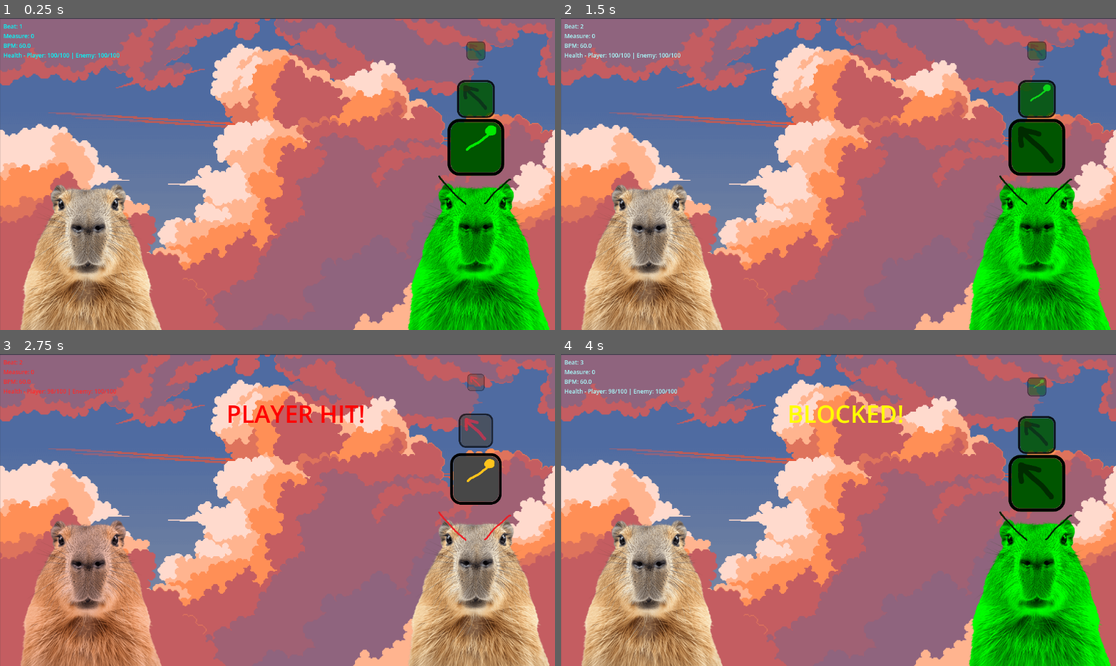
Above: before the commit, frames 1-4 (two rows, left to right).
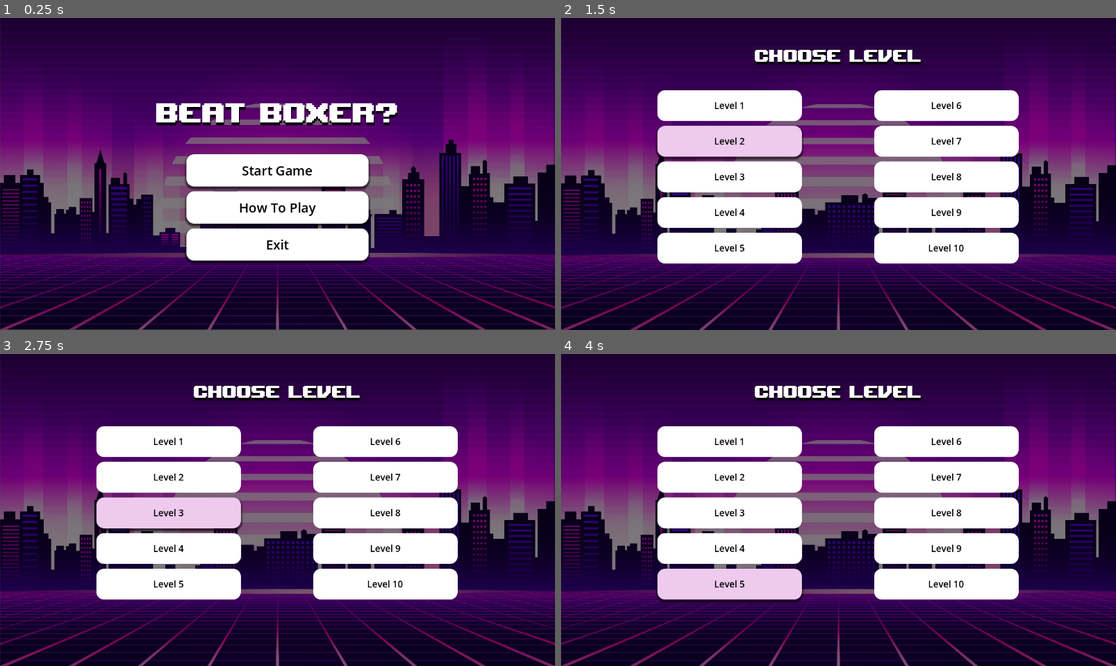
Above: after the commit, the same moments.

Repository: Hetaaa/Gmtk2025
Game: Godot game, scene res://Views/MainMenu/MainMenu.tscn
The game is run twice, just before and just after one commit, with the same random seed, the same clock (stepped at 60 frames per second) and the same inputs. Before the commit the project starts from res://Views/Level1/Level1.tscn. Sound files missing from this copy of the repository are replaced by a short silence.
Inputs (mouse positions are in pixels of both pictures, inside the frame that each line leads up to):
- Up to frame 1 (0.25 s): no input
- Up to frame 2 (1.5 s): click (838, 170) at 0.5 s, where only the run after the commit has a clickable "Start Game"; click (727, 142) at 1.25 s, where only the run after the commit has a clickable "Level 2"
- Up to frame 3 (2.75 s): click (166, 513) at 2 s, where only the run after the commit has a clickable "Level 3"
- Up to frame 4 (4 s): click (727, 547) at 2.75 s, where only the run after the commit has a clickable "Level 4"; click (727, 584) at 3.5 s, where only the run after the commit has a clickable "Level 5"

The runs differ from the first frame. In frame 1, 100% of the frame differs, in the area x 0-100%, y 0-100%; in frame 2, 100%; in frame 3, 100%; in frame 4, 100%.

Commit message:
..

Diff:
--- /dev/null
+++ b/godot2025/Global/PauseManager/PauseMenu.tscn
@@ -0,0 +1,108 @@
+[gd_scene load_steps=8 format=3 uid="uid://bj661pypnyxav"]
+
+[ext_resource type="Script" uid="uid://dq7ttdlnq1mkl" path="res://Global/PauseManager/pause_menu.gd" id="1_4w50o"]
+[ext_resource type="Shader" uid="uid://bk2oywlgqc3lp" path="res://Global/PauseManager/pause_menu.gdshader" id="2_if2j0"]
+
+[sub_resource type="StyleBoxEmpty" id="StyleBoxEmpty_wkab8"]
+
+[sub_resource type="StyleBoxFlat" id="StyleBoxFlat_fidcm"]
+bg_color = Color(0.929632, 0.791503, 0.932026, 1)
+corner_radius_top_left = 16
+corner_radius_top_right = 16
+corner_radius_bottom_right = 16
+corner_radius_bottom_left = 16
+shadow_size = 5
+shadow_offset = Vector2(0, 3.42)
+
+[sub_resource type="StyleBoxFlat" id="StyleBoxFlat_4i7yh"]
+bg_color = Color(0.791232, 0.63318, 0.844492, 1)
+corner_radius_top_left = 16
+corner_radius_top_right = 16
+corner_radius_bottom_right = 16
+corner_radius_bottom_left = 16
+shadow_size = 5
+shadow_offset = Vector2(0, 3.42)
+
+[sub_resource type="StyleBoxFlat" id="StyleBoxFlat_1g6jd"]
+bg_color = Color(1, 1, 1, 1)
+corner_radius_top_left = 16
+corner_radius_top_right = 16
+corner_radius_bottom_right = 16
+corner_radius_bottom_left = 16
+shadow_size = 5
+shadow_offset = Vector2(0, 3.42)
+
+[sub_resource type="ShaderMaterial" id="ShaderMaterial_qto2q"]
+shader = ExtResource("2_if2j0")
+shader_parameter/amount = 3.0
+
+[node name="PauseMenu" type="Control"]
+process_mode = 2
+light_mask = 5
+visibility_layer = 5
+layout_mode = 3
+anchors_preset = 15
+anchor_right = 1.0
+anchor_bottom = 1.0
+grow_horizontal = 2
+grow_vertical = 2
+script = ExtResource("1_4w50o")
+
+[node name="MarginContainer" type="MarginContainer" parent="."]
+layout_mode = 1
+anchors_preset = 8
+anchor_left = 0.5
+anchor_top = 0.5
+anchor_right = 0.5
+anchor_bottom = 0.5
+offset_left = -124.0
+offset_top = -66.0
+offset_right = 124.0
+offset_bottom = 66.0
+grow_horizontal = 2
+grow_vertical = 2
+
+[node name="VBoxContainer" type="VBoxContainer" parent="MarginContainer"]
+layout_mode = 2
+theme_override_constants/separation = 10
+
+[node name="Resume" type="Button" parent="MarginContainer/VBoxContainer"]
+layout_mode = 2
+size_flags_vertical = 3
+theme_override_colors/font_hover_color = Color(0, 0, 0, 1)
+theme_override_colors/font_color = Color(0, 0, 0, 1)
+theme_override_colors/font_focus_color = Color(0, 0, 0, 1)
+theme_override_colors/font_pressed_color = Color(0, 0, 0, 1)
+theme_override_font_sizes/font_size = 27
+theme_override_styles/focus = SubResource("StyleBoxEmpty_wkab8")
+theme_override_styles/hover = SubResource("StyleBoxFlat_fidcm")
+theme_override_styles/pressed = SubResource("StyleBoxFlat_4i7yh")
+theme_override_styles/normal = SubResource("StyleBoxFlat_1g6jd")
+text = "Resume"
+
+[node name="Back To Menu" type="Button" parent="MarginContainer/VBoxContainer"]
+layout_mode = 2
+size_flags_vertical = 3
+theme_override_colors/font_hover_color = Color(0, 0, 0, 1)
+theme_override_colors/font_color = Color(0, 0, 0, 1)
+theme_override_colors/font_focus_color = Color(0, 0, 0, 1)
+theme_override_colors/font_pressed_color = Color(0, 0, 0, 1)
+theme_override_font_sizes/font_size = 27
+theme_override_styles/focus = SubResource("StyleBoxEmpty_wkab8")
+theme_override_styles/hover = SubResource("StyleBoxFlat_fidcm")
+theme_override_styles/pressed = SubResource("StyleBoxFlat_4i7yh")
+theme_override_styles/normal = SubResource("StyleBoxFlat_1g6jd")
+text = "Back To Menu"
+
+[node name="ColorRect" type="ColorRect" parent="."]
+material = SubResource("ShaderMaterial_qto2q")
+layout_mode = 2
+offset_left = 452.0
+offset_top = 390.0
+offset_right = 700.0
+offset_bottom = 390.0
+grow_horizontal = 2
+grow_vertical = 2
+
+[connection signal="pressed" from="MarginContainer/VBoxContainer/Resume" to="." method="_on_resume_pressed"]
+[connection signal="pressed" from="MarginContainer/VBoxContainer/Back To Menu" to="." method="_on_back_to_menu_pressed"]
--- a/godot2025/Global/PauseManager/pause_manager.gd
+++ /dev/null
@@ -1 +0,0 @@
-extends Node
--- /dev/null
+++ b/godot2025/Global/PauseManager/pause_menu.gd
@@ -0,0 +1,31 @@
+extends Control
+
+@onready var resume: Button = $MarginContainer/VBoxContainer/Resume
+@onready var back_to_menu: Button = $"MarginContainer/VBoxContainer/Back To Menu"
+
+# Called when the node enters the scene tree for the first time.
+func _ready() -> void:
+	process_mode = Node.PROCESS_MODE_WHEN_PAUSED
+	hide()
+
+	#resume.pressed.connect(_on_resume_pressed)
+	#back_to_menu.pressed.connect(_on_back_to_menu_pressed)
+
+
+func show_pause_menu() -> void:
+	get_tree().paused = true
+	show()
+
+func hide_pause_menu() -> void:
+	get_tree().paused = false
+	hide()
+# Called every frame. 'delta' is the elapsed time since the previous frame.
+
+func _process(delta: float) -> void:
+	pass
+
+func _on_resume_pressed() -> void:
+	hide_pause_menu()
+
+func _on_back_to_menu_pressed() -> void:
+	get_tree().change_scene_to_file("res://Views/MainMenu/MainMenu.tscn")
--- /dev/null
+++ b/godot2025/Global/PauseManager/pause_menu.gdshader
@@ -0,0 +1,19 @@
+shader_type canvas_item;
+
+uniform sampler2D screen_texture : hint_screen_texture, filter_linear_mipmap;
+uniform float amount: hint_range(0.0,5.0);
+
+void fragment() {
+	vec4 color = textureLod(screen_texture, SCREEN_UV, amount);
+	COLOR = color;
+}
+
+void vertex() {
+	// Called for every vertex the material is visible on.
+}
+
+
+//void light() {
+//	// Called for every pixel for every light affecting the CanvasItem.
+//	// Uncomment to replace the default light processing function with this one.
+//}
--- a/godot2025/Views/ChoosingLevels/choosing_level.gd
+++ b/godot2025/Views/ChoosingLevels/choosing_level.gd
@@ -12,9 +12,10 @@
 func _on_level_button_pressed(button: Button) -> void:
 	var level_number := int(button.name.replace("LevelButton", ""))
 
-	var path := "res://zobaczymy" + str(level_number) + ".tscn"
-	# get_tree().change_scene_to_file(path)
-	print("Choosing level:", level_number)
+
+	var path := "res://Views/Level" + str(level_number) + "/Level" + str(level_number) + ".tscn"
+	get_tree().change_scene_to_file(path)
+	#print("Choosing level:", level_number)
 
 
 # Called every frame. 'delta' is the elapsed time since the previous frame.
--- a/godot2025/Views/Level1/Level1.tscn
+++ b/godot2025/Views/Level1/Level1.tscn
@@ -7,6 +7,7 @@
 [ext_resource type="Script" uid="uid://bosya3vcsaa8e" path="res://Views/Level1/debuglabel.gd" id="4_7tcgg"]
 [ext_resource type="Script" uid="uid://bg85pbhu10rdu" path="res://Views/Level1/result_label.gd" id="5_o8gfm"]
 [ext_resource type="Script" uid="uid://cwd460tcty84l" path="res://Views/Level1/camera_2d.gd" id="7_rkknl"]
+[ext_resource type="PackedScene" uid="uid://bj661pypnyxav" path="res://Global/PauseManager/PauseMenu.tscn" id="8_eifpy"]
 
 [sub_resource type="LabelSettings" id="LabelSettings_7tcgg"]
 font_size = 12
@@ -17,6 +18,17 @@
 [node name="Level1" type="Node2D"]
 script = ExtResource("1_jx4cl")
 
+[node name="PauseMenu" parent="." instance=ExtResource("8_eifpy")]
+anchors_preset = 3
+anchor_left = 1.0
+anchor_top = 1.0
+offset_left = 576.0
+offset_top = 322.0
+offset_right = 576.0
+offset_bottom = 322.0
+grow_horizontal = 0
+grow_vertical = 0
+
 [node name="Sprite2D" type="Sprite2D" parent="."]
 position = Vector2(577, 325)
 scale = Vector2(0.6675, 0.6675)
@@ -24,7 +36,6 @@
 
 [node name="Enemy" parent="." instance=ExtResource("1_k7om7")]
 position = Vector2(988, 467)
-move_pattern = Array[int]([1, 1, 4])
 
 [node name="Player" parent="." instance=ExtResource("2_7tcgg")]
 position = Vector2(183, 469)
@@ -51,3 +62,5 @@
 [node name="Camera2D" type="Camera2D" parent="."]
 position = Vector2(576, 323)
 script = ExtResource("7_rkknl")
+
+[editable path="PauseMenu"]
--- a/godot2025/Views/Level1/level_1.gd
+++ b/godot2025/Views/Level1/level_1.gd
@@ -3,3 +3,11 @@
 func _ready() -> void:
 	BeatManager.play_track(0)
 	FightManager.load_phase_pattern("res://audio/BeatMaps/test.txt")
+	PauseMenu.show_pause_menu()
+
+func _unhandled_input(event: InputEvent) -> void:
+	if event.is_action_pressed("pause_game"):
+		if get_tree().paused:
+			PauseMenu.hide_pause_menu()
+		else:
+			PauseMenu.show_pause_menu()
--- a/godot2025/Views/MainMenu/MainMenu.tscn
+++ b/godot2025/Views/MainMenu/MainMenu.tscn
@@ -1,8 +1,9 @@
-[gd_scene load_steps=9 format=3 uid="uid://bdwtqglppwmjj"]
+[gd_scene load_steps=10 format=3 uid="uid://bdwtqglppwmjj"]
 
 [ext_resource type="Texture2D" uid="uid://chk2pgx67t35n" path="res://Views/MainMenu/randomBackground1.jpg" id="1_luwsm"]
 [ext_resource type="Script" uid="uid://b1hgre3sxaak2" path="res://Views/MainMenu/main_menu.gd" id="1_rf5ug"]
 [ext_resource type="FontFile" uid="uid://8qfuplbc274r" path="res://Views/MainMenu/randomFont.ttf" id="2_rf5ug"]
+[ext_resource type="PackedScene" uid="uid://bj661pypnyxav" path="res://Global/PauseManager/PauseMenu.tscn" id="4_sbnus"]
 
 [sub_resource type="StyleBoxTexture" id="StyleBoxTexture_sbnus"]
 texture = ExtResource("1_luwsm")
@@ -133,6 +134,14 @@
 theme_override_font_sizes/font_size = 80
 text = "BEAT BOXER?"
 
+[node name="PauseMenu" parent="." instance=ExtResource("4_sbnus")]
+layout_mode = 1
+anchors_preset = 8
+anchor_left = 0.5
+anchor_top = 0.5
+anchor_right = 0.5
+anchor_bottom = 0.5
+
 [connection signal="pressed" from="VBoxContainer/Button" to="." method="_on_start_pressed"]
 [connection signal="pressed" from="VBoxContainer/Button2" to="." method="_on_rules_pressed"]
 [connection signal="pressed" from="VBoxContainer/Button4" to="." method="_on_exit_pressed"]
--- a/godot2025/project.godot
+++ b/godot2025/project.godot
@@ -11,7 +11,7 @@
 [application]
 
 config/name="Godot2025"
-run/main_scene="uid://dhqvjboele1dy"
+run/main_scene="uid://bdwtqglppwmjj"
 config/features=PackedStringArray("4.4", "GL Compatibility")
 config/icon="res://icon.svg"
 
@@ -22,6 +22,7 @@
 BeatManager="*res://Global/BeatManager/beat_manager.gd"
 FightEnums="*res://Global/FightManager/fight_enums.gd"
 FightManager="*res://Global/FightManager/fight_manager.gd"
+PauseMenu="*res://Global/PauseManager/PauseMenu.tscn"
 
 [editor]
 
@@ -59,6 +60,11 @@
 "events": [Object(InputEventKey,"resource_local_to_scene":false,"resource_name":"","device":-1,"window_id":0,"alt_press …(192 unchanged characters)…
 ]
 }
+PAUSE_MODE={
+"deadzone": 0.2,
+"events": [Object(InputEventKey,"resource_local_to_scene":false,"resource_name":"","device":-1,"window_id":0,"alt_pressed":false,"shift_pressed":false,"ctrl_pressed":false,"meta_pressed":false,"pressed":false,"keycode":0,"physical_keycode":4194305,"key_label":0,"unicode":0,"location":0,"echo":false,"script":null)
+]
+}
 
 [rendering]
 
Not shown, removed: godot2025/Global/PauseManager/pause_manager.gd.uid
Not shown, added: godot2025/Global/PauseManager/pause_menu.gd.uid
Not shown, added: godot2025/Global/PauseManager/pause_menu.gdshader.uid
Not shown: 1 places in godot2025/Views/Level1/Level1.tscn that only renumber resources
Not shown, changed: godot2025/audio/noca90.mp3.import
Not shown, changed: godot2025/audio/oldDisc.mp3.import
Not shown, changed: godot2025/audio/soyouthink.mp3.import
Not shown, changed: godot2025/audio/synth136.mp3.import
Not shown, changed: godot2025/audio/techno120.mp3.import
Not shown, changed: godot2025/audio/trance150.mp3.import
